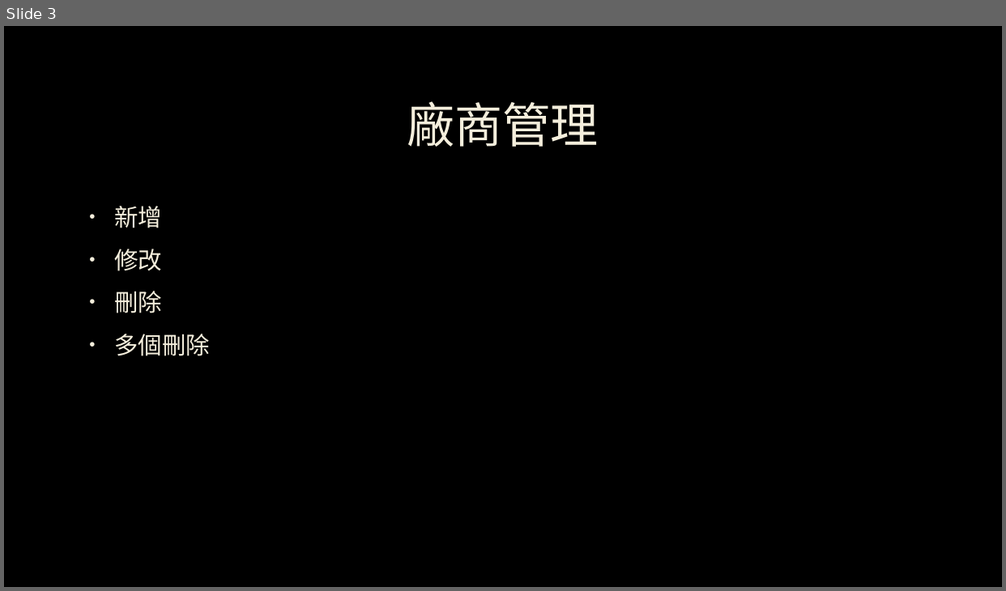
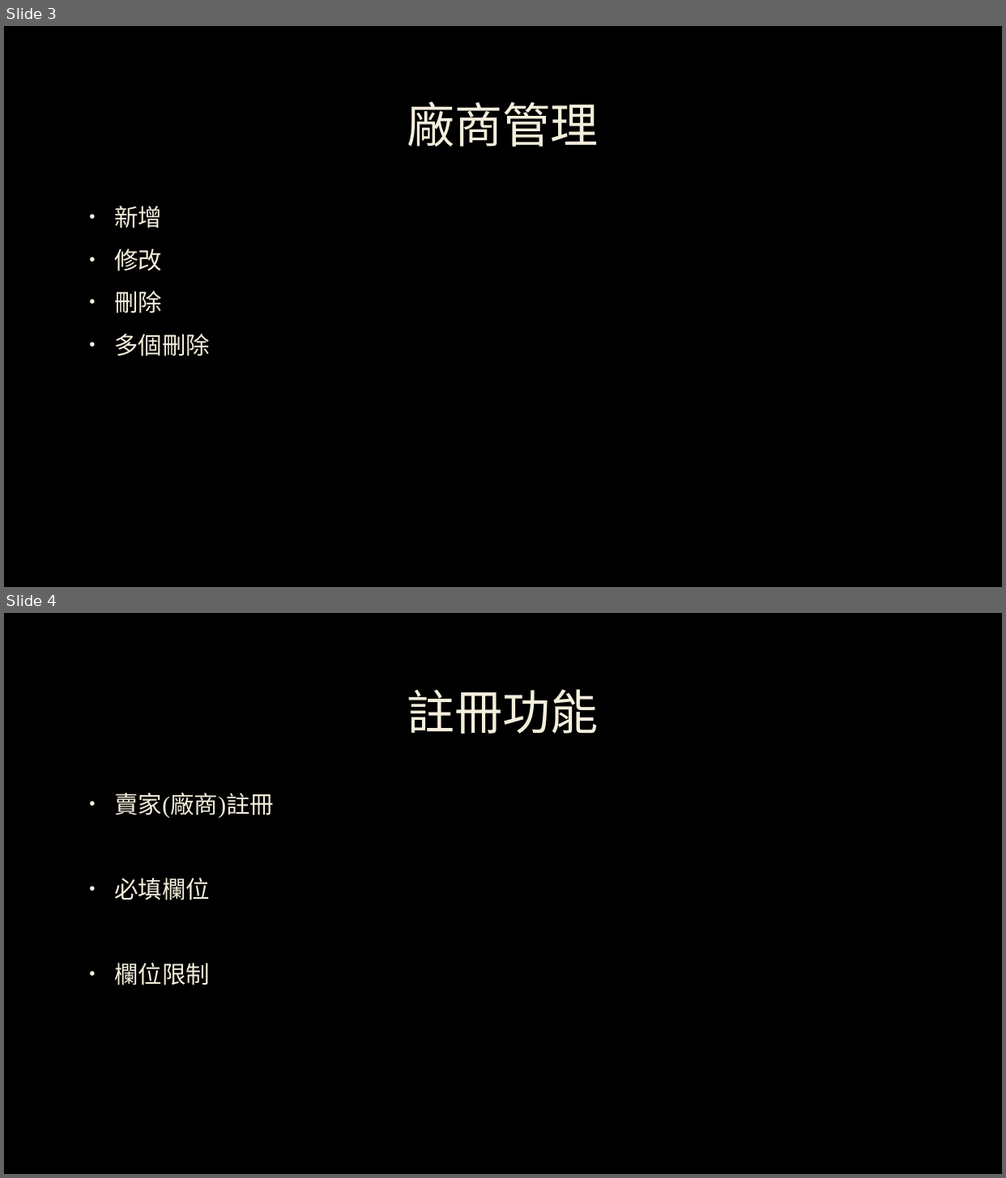
Before and after one commit to ronny1020/Online-Coffee-Store, a slide deck: ppt/Kilimanjaro.pptx. Shown one above the other, each under a label of ours: slide 3 before the commit, slides 3 and 4 after it. The pictures are 1006x591 and 1006x1178 pixels, drawn with LibreOffice and Linux fonts; fonts in the diff are those of the drawing; background and template pictures are left out. Boxes give left, top, right and bottom in pixels: in the first picture for what was removed or moved away, otherwise in the second. Text is boxed around its words. In the diff, an @@ line names an element or a change of style, - is before the commit and + after.

```diff
--- a/ppt/Kilimanjaro.pptx
+++ b/ppt/Kilimanjaro.pptx
@@ slide 4 added at box(4, 613, 1002, 1174), background picture (left out) @@
@@ title added at box(407, 689, 598, 734), 46 pt, text #F4EEDC @@
+註冊功能
@@ text added at box(114, 792, 274, 986), 23 pt, text #F4EEDC @@
+• 賣家(廠商)註冊
+• 必填欄位
+• 欄位限制
```
Also in this commit, not shown: 3 other slides added, 1 other file.
